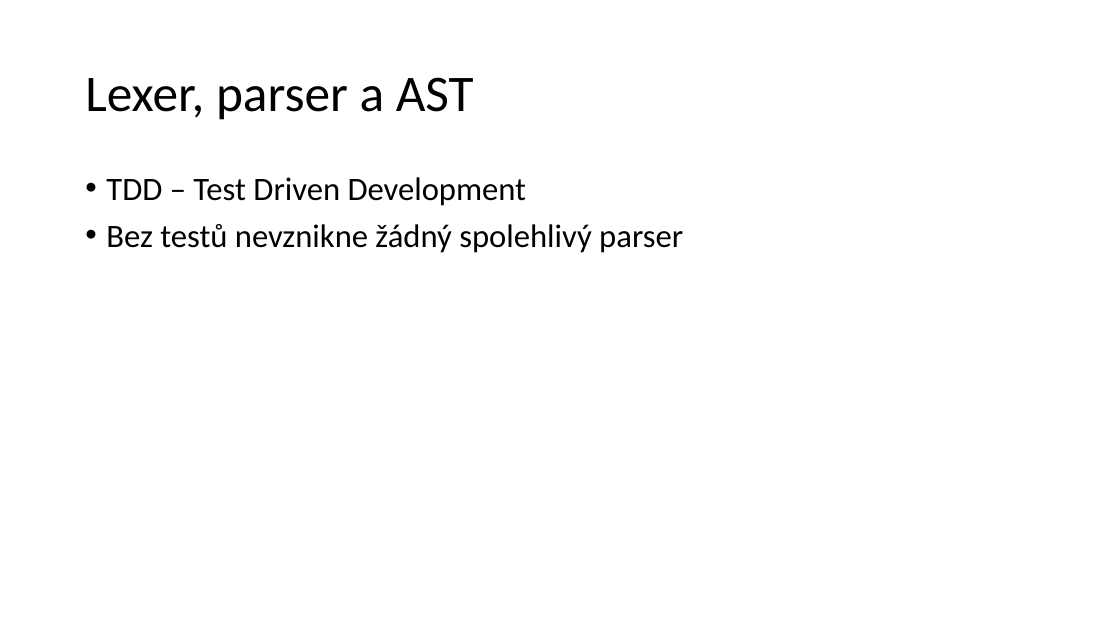
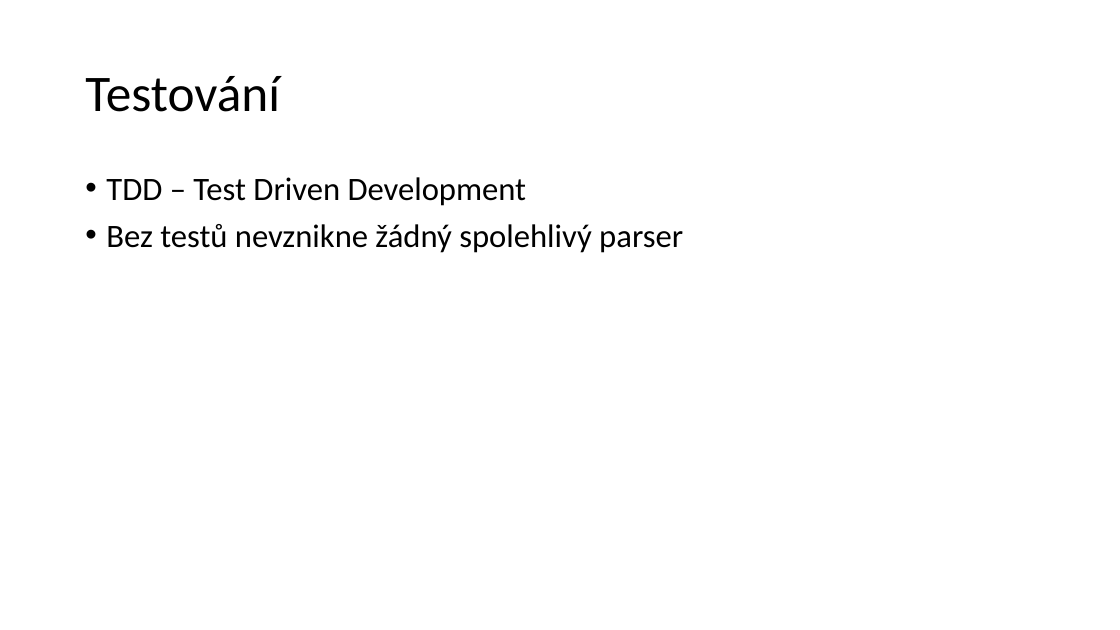
Before and after one commit to SturdyPose/Taskell-bachelor-thesis, a slide deck: slide 14 of TacitProgramming.pptx (slide 13 before the commit). Drawn at 1120x630 pixels with LibreOffice and Linux fonts; fonts in the diff are those of the drawing. Boxes give left, top, right and bottom in pixels: in the first picture for what was removed or moved away, otherwise in the second. Text is boxed around its words. In the diff, an @@ line names an element or a change of style, - is before the commit and + after.

```diff
--- a/TacitProgramming.pptx
+++ b/TacitProgramming.pptx
@@ title at (x1=85, y1=76, x2=280, y2=112): text changed @@
-Lexer, parser a AST
+Testování
```
Also in this commit, not shown: 5 other slides changed, 3 slides added, 3 slides removed.
